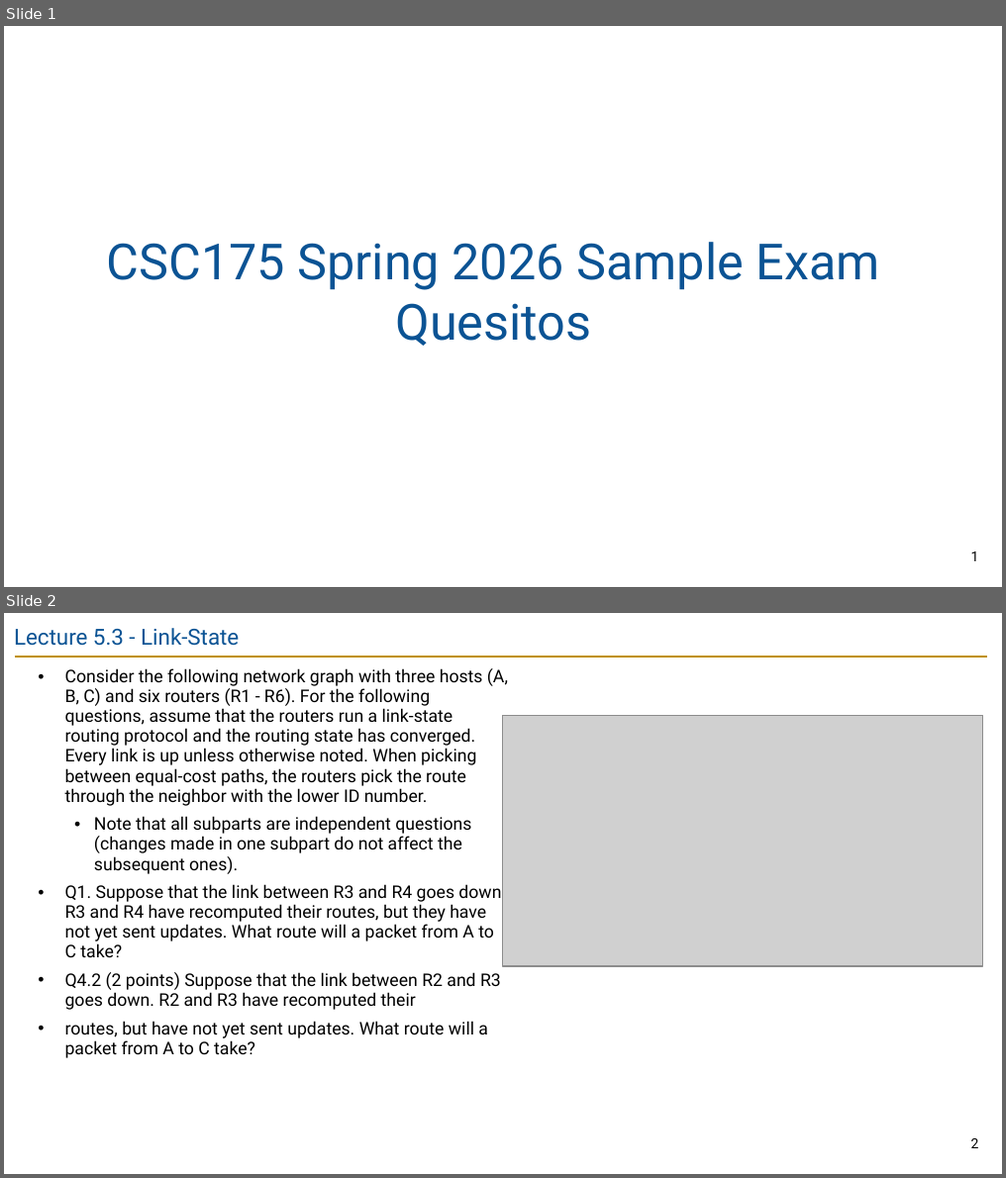
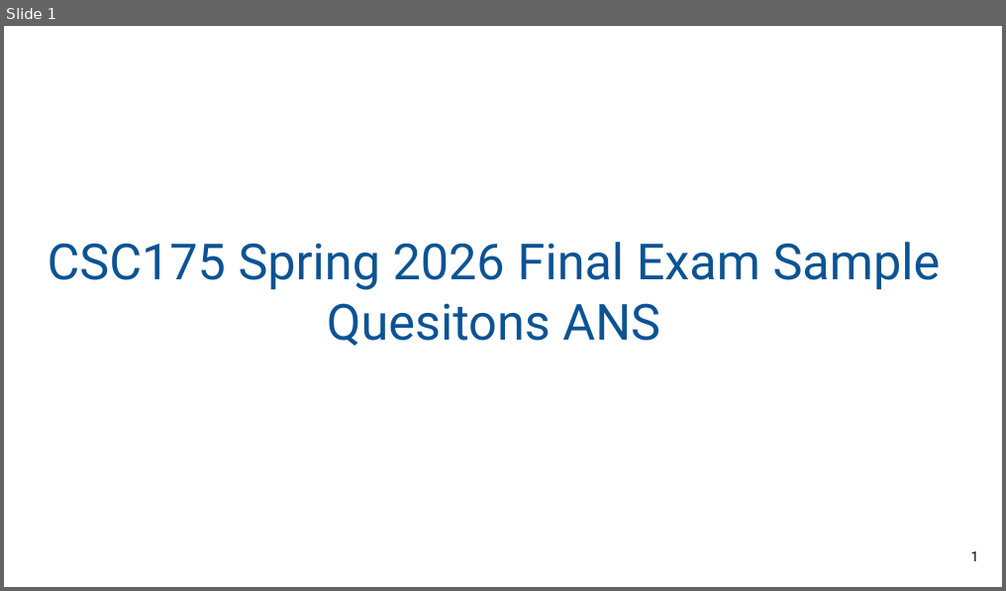
Before and after one commit to guhofstra/CSC175Sp26, a slide deck: Exams/2026 Midterm Final Sample Questions.pptx. Shown one above the other, each under a label of ours: slides 1 and 2 before the commit, slide 1 after it. The pictures are 1006x1178 and 1006x591 pixels, drawn with LibreOffice and Linux fonts; fonts in the diff are those of the drawing; grey boxes stand for pictures. Boxes give left, top, right and bottom in pixels: in the first picture for what was removed or moved away, otherwise in the second. Text is boxed around its words. In the diff, an @@ line names an element or a change of style, - is before the commit and + after.

```diff
--- a/Exams/2026 Midterm Final Sample Questions.pptx
+++ b/Exams/2026 Midterm Final Sample Questions.pptx
@@ slide 2 removed at (4,613,1002,1174), background #FFFFFF @@
@@ title removed at (14,628,239,646) @@
-Lecture 5.3 - Link-State
@@ line removed from (14, 657) to (987, 657) @@
@@ text removed at (65,668,508,1059) @@
-• Consider the following network graph with three hosts (A, B, C) and six routers (R1 - R6). For the following questions, assume that the routers run a link-state routing protocol and the routing state has converged. Every link is up unless otherwise noted. When picking between equal-cost paths, the routers pick the route through the neighbor with the lower ID number.
-    • Note that all subparts are independent questions (changes made in one subpart do not affect the subsequent ones).
-• Q1. Suppose that the link between R3 and R4 goes down. R3 and R4 have recomputed their routes, but they have not yet sent updates. What route will a packet from A to C take?
-• Q4.2 (2 points) Suppose that the link between R2 and R3 goes down. R2 and R3 have recomputed their
-• routes, but have not yet sent updates. What route will a packet from A to C take?
@@ picture removed at (503,716,983,967) @@
@@ page number removed at (971,1139,979,1149) @@
-2
@@ slide 1 changed as well @@
@@ text at (48,242,941,346): text changed @@
-CSC175 Spring 2026 Sample Exam Quesitos
+CSC175 Spring 2026 Final Exam Sample Quesitons ANS
```
Also in this commit, not shown: 4 other files.
